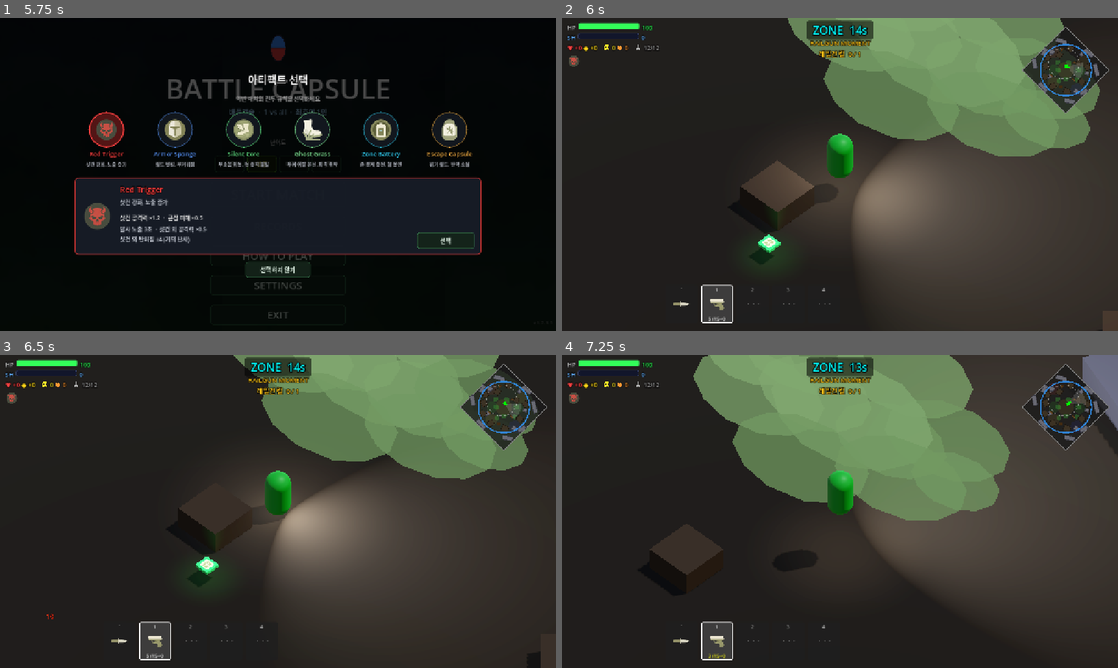
Above: before the commit, frames 1-4 (two rows, left to right).
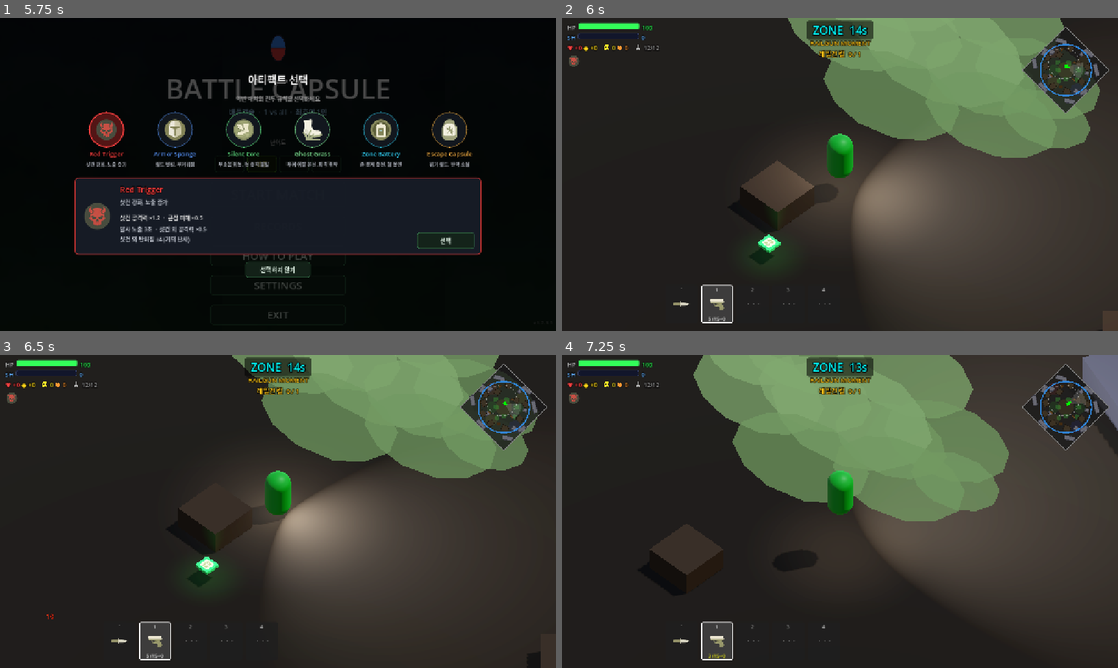
Above: after the commit, the same moments.

Repository: Kyulhee/battle-capsule
Game: Godot game, scene res://src/Main.tscn
Same seed, same stepped clock (60 frames per second), same inputs: the game is played once before the commit and once after it.
Inputs (mouse positions are in pixels of both pictures, inside the frame that each line leads up to):
- Up to frame 1 (5.75 s): click "START MATCH" at 0.5 s; click "START MATCH" at 1.25 s; click "쉬움" at 2 s; click "보통" at 2.75 s; click "어려움" at 3.5 s; click "지옥" at 4.25 s; click "RECORDS" at 5 s
- Up to frame 2 (6 s): click "선택" at 5.75 s
- Up to frame 3 (6.5 s): no input
- Up to frame 4 (7.25 s): tap Enter at 6.5 s; move the mouse to (962, 495) at 6.52 s; press the mouse at (962, 495) at 6.53 s; hold D (ui_right) from 6.53 s (still down); tap Space at 6.77 s

Frame 1 is identical in both runs. In frame 2, 0.1% of the frame differs, in the area x 40-87%, y 0-45%; in frame 3, less than 0.1%; in frame 4, 0.2%, in the area x 23-81%, y 0-54%.

Commit message:
feat: add chase context telemetry

Diff:
--- a/src/core/Telemetry.gd
+++ b/src/core/Telemetry.gd
@@ -221,6 +221,7 @@
 			},
 			"plan_by_archetype": {},
 			"state_time_by_archetype": {},
+			"chase_context_time_by_archetype": {},
 			"engage_range_by_archetype": {},
 			"supply_decisions": {},
 		},
@@ -494,6 +495,17 @@
 		by_archetype[archetype_name] = {}
 	var state_times = by_archetype[archetype_name]
 	state_times[state_name] = float(state_times.get(state_name, 0.0)) + seconds
+
+func log_doctrine_chase_context(archetype_name: String, context_name: String, seconds: float):
+	if not match_in_progress or not _g("doctrine") or seconds <= 0.0: return
+	var context_key = context_name.strip_edges().to_lower()
+	if context_key == "":
+		context_key = "unknown"
+	var by_archetype = metrics.doctrine.chase_context_time_by_archetype
+	if not by_archetype.has(archetype_name):
+		by_archetype[archetype_name] = {}
+	var context_times = by_archetype[archetype_name]
+	context_times[context_key] = float(context_times.get(context_key, 0.0)) + seconds
 
 func log_doctrine_engage_range(archetype_name: String, distance: float):
 	if not match_in_progress or not _g("doctrine") or distance < 0.0: return
--- a/src/entities/bot/Bot.gd
+++ b/src/entities/bot/Bot.gd
@@ -1177,7 +1177,18 @@
 func _log_doctrine_state_time(delta: float):
 	if not has_node("/root/Telemetry"):
 		return
-	get_node("/root/Telemetry").log_doctrine_state_time(_archetype_name(), State.keys()[current_state], delta)
+	var tel = get_node("/root/Telemetry")
+	var archetype_name = _archetype_name()
+	tel.log_doctrine_state_time(archetype_name, State.keys()[current_state], delta)
+	if current_state == State.CHASE and tel.has_method("log_doctrine_chase_context"):
+		tel.log_doctrine_chase_context(archetype_name, _chase_context_name(), delta)
+
+func _chase_context_name() -> String:
+	if is_targeting_loot:
+		return "recover_loot" if _recovering else "loot"
+	if target_actor is Entity:
+		return "combat"
+	return "unknown"
 
 func _log_ai_update_budget(start_usec: int):
 	if not has_node("/root/Telemetry"):
Not shown, changed: docs/DEVLOG.md
Not shown, changed: docs/HANDOFF.md
Not shown, changed: docs/MASTERPLAN.md
Not shown, changed: docs/TESTING.md
Not shown, changed: docs/devlog/v2.0.md
Not shown, changed: tools/analyze_results.py
Not shown, changed: tools/compare_scale_profiles.py
